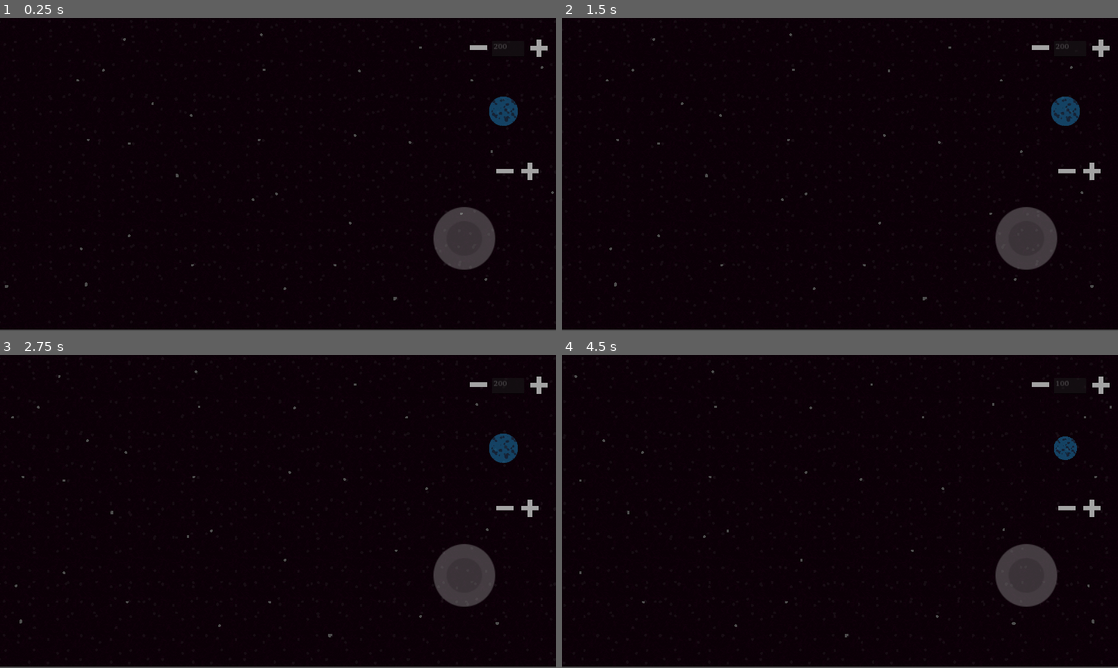
Above: before the commit, frames 1-4 (two rows, left to right).
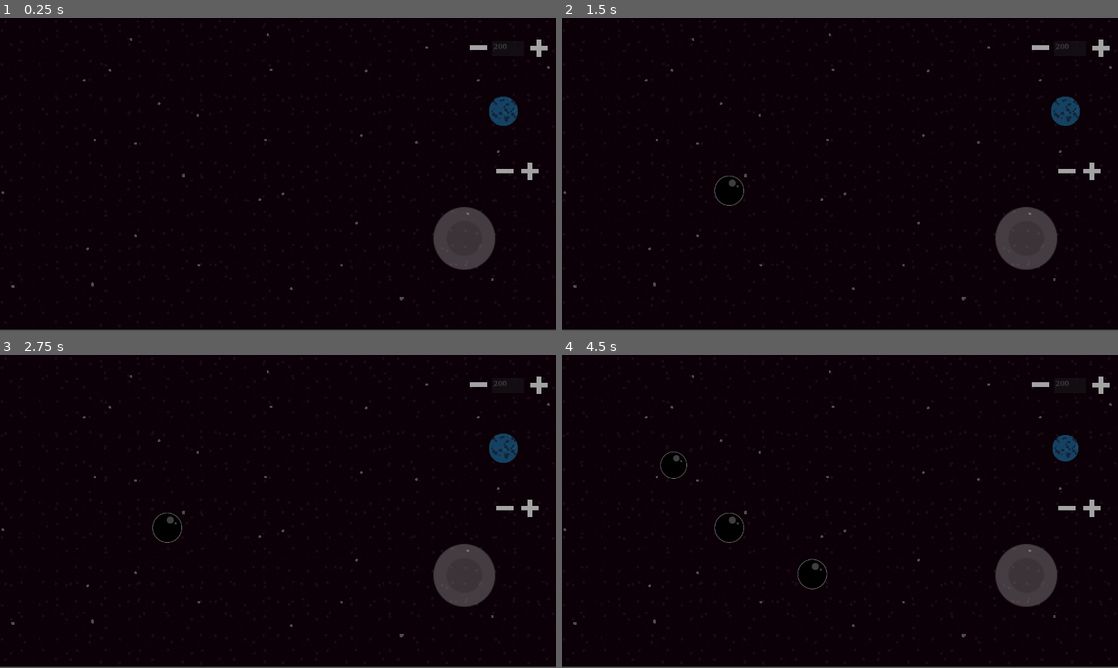
Above: after the commit, the same moments.

Repository: ArielLeiva/SimulacionGravitacional
Game: Godot game, scene res://scenes/space.tscn
The game is run twice, just before and just after one commit, with the same random seed, the same clock (stepped at 60 frames per second) and the same inputs. Before the commit the project starts from res://scenes/nodelay.tscn.
Inputs (mouse positions are in pixels of both pictures, inside the frame that each line leads up to):
- Up to frame 1 (0.25 s): no input
- Up to frame 2 (1.5 s): tap Enter (ui_accept) at 0.5, 0.77, 1.07 s; move the mouse to (962, 158) at 0.52 s; press the mouse at (962, 158) at 0.53 s; hold Right (ui_right) from 0.53 s (still down); right-click (962, 158) at 0.6 s; move the mouse to (728, 190) at 1.27 s; release the mouse at (728, 190) at 1.28 s; click (728, 190) at 1.35 s
- Up to frame 3 (2.75 s): tap Enter (ui_accept) at 1.52, 1.55, 1.82, 2.1 s; move the mouse to (333, 442) at 2.02 s; release Right (ui_right) at 2.03 s; hold Left (ui_left) from 2.03 s (still down); click (333, 442) at 2.17 s; right-click (333, 442) at 2.3 s
- Up to frame 4 (4.5 s): move the mouse to (812, 574) at 2.77 s; release Left (ui_left) at 2.78 s; hold Right (ui_right) 2.78-4.28 s; tap Q (less_mass) at 2.85 s; tap Enter (ui_accept) at 3.02, 3.32, 3.77, 3.8, 4.07 s; click (812, 574) at 3.05 s; move the mouse to (1006, 558) at 3.52 s; tap A (less_vol) at 3.6 s; click (1006, 558) at 3.67 s; move the mouse to (673, 464) at 4.27 s; hold Left (ui_left) from 4.28 s (still down); tap E (more_mass) at 4.35 s; click (673, 464) at 4.42 s

The runs differ from the first frame. In frame 1, 0.2% of the frame differs, in the area x 0-100%, y 4-91%; in frame 2, 0.3%; in frame 3, 0.3%; in frame 4, 0.6%, in the area x 0-99%, y 4-91%.

Commit message:
Modificados nombres y eliminacion de archivos innecesarios

Diff:
--- a/project.godot
+++ b/project.godot
@@ -11,7 +11,7 @@
 [application]
 
 config/name="balls"
-run/main_scene="res://scenes/nodelay.tscn"
+run/main_scene="res://scenes/space.tscn"
 config/features=PackedStringArray("4.2", "Mobile")
 config/icon="res://icon.svg"
 
@@ -57,11 +57,20 @@
 "events": [Object(InputEventKey,"resource_local_to_scene":false,"resource_name":"","device":-1,"window_id":0,"alt_pressed":false,"shift_pressed":false,"ctrl_pressed":false,"meta_pressed":false,"pressed":false,"keycode":0,"physical_keycode":65,"key_label":0,"unicode":97,"echo":false,"script":null)
 ]
 }
+spawn={
+"deadzone": 0.5,
+"events": [Object(InputEventMouseButton,"resource_local_to_scene":false,"resource_name":"","device":-1,"window_id":0,"alt_pressed":false,"shift_pressed":false,"ctrl_pressed":false,"meta_pressed":false,"button_mask":1,"position":Vector2(227, 5),"global_position":Vector2(231, 46),"factor":1.0,"button_index":1,"canceled":false,"pressed":true,"double_click":false,"script":null)
+]
+}
+r_click={
+"deadzone": 0.5,
+"events": [Object(InputEventMouseButton,"resource_local_to_scene":false,"resource_name":"","device":-1,"window_id":0,"alt_pressed":false,"shift_pressed":false,"ctrl_pressed":false,"meta_pressed":false,"button_mask":2,"position":Vector2(302, 24),"global_position":Vector2(306, 65),"factor":1.0,"button_index":2,"canceled":false,"pressed":true,"double_click":false,"script":null)
+]
+}
 
 [input_devices]
 
 pointing/emulate_touch_from_mouse=true
-pointing/emulate_mouse_from_touch=false
 
 [rendering]
 
--- a/scenes/blo.tscn
+++ /dev/null
@@ -1,12 +0,0 @@
-[gd_scene load_steps=3 format=3 uid="uid://c3gwv12fccach"]
-
-[ext_resource type="Script" path="res://scripts/blo.gd" id="1_onubl"]
-[ext_resource type="Texture2D" uid="uid://d0qqbg43hwkee" path="res://assets/ball.png" id="2_18bi4"]
-
-[node name="Node2D" type="Node2D"]
-script = ExtResource("1_onubl")
-
-[node name="Sprite2D" type="Sprite2D" parent="."]
-texture_filter = 2
-position = Vector2(1, -2)
-texture = ExtResource("2_18bi4")
--- a/scenes/button_timer.gd
+++ /dev/null
@@ -1,27 +0,0 @@
-extends Timer
-
-var button_id: int = -1
-@onready var st = get_parent()
-
-func change(id):
-	match id:
-		0:
-			glob.new_mass += 100
-		1:
-			glob.new_mass -= 100
-		2:
-			glob.new_vol += 0.1
-		3:
-			glob.new_vol -= 0.1
-
-func _ready():
-	change(button_id)
-
-func _on_timeout():
-	print("HOLAA")
-
-	change(button_id)
-
-	if !st.conds[button_id]:
-		print("Destruido")
-		queue_free()
--- a/scenes/button_timer.tscn
+++ b/scenes/button_timer.tscn
@@ -1,10 +1,10 @@
 [gd_scene load_steps=2 format=3 uid="uid://c2bsm1eqd68u2"]
 
-[ext_resource type="Script" path="res://scenes/button_timer.gd" id="1_fvrct"]
+[ext_resource type="Script" path="res://scripts/button_timer.gd" id="1_3162f"]
 
 [node name="ButtonTimer" type="Timer"]
 wait_time = 0.12
 autostart = true
-script = ExtResource("1_fvrct")
+script = ExtResource("1_3162f")
 
 [connection signal="timeout" from="." to="." method="_on_timeout"]
--- a/scenes/buttons.gd
+++ /dev/null
@@ -1,18 +0,0 @@
-extends Node
-
-@onready var st = get_node("../stage")
-
-# Called every frame. 'delta' is the elapsed time since the previous frame.
-func _process(delta):
-	if st.add_mass:
-		glob.new_mass += 100
-		st.add_mass = false
-	if st.sub_mass:
-		glob.new_mass -= 100
-		st.sub_mass = false
-	if st.add_vol:
-		glob.new_vol += 0.1
-		st.add_vol = false
-	if st.sub_vol:
-		glob.new_vol -= 0.1
-		st.sub_vol = false
--- a/scenes/movecam.gd
+++ /dev/null
@@ -1,10 +0,0 @@
-extends Camera2D
-
-@onready var txt = $TextEdit
-@onready var prev = $prev
-@export var speed: float
-
-func _process(delta):
-	position.x += speed
-	txt.text = str(glob.new_mass)
-	prev.scale = Vector2(glob.new_vol, glob.new_vol)
--- a/scenes/node_2d.tscn
+++ /dev/null
@@ -1,28 +0,0 @@
-[gd_scene load_steps=5 format=3 uid="uid://be1ile2npwhrs"]
-
-[ext_resource type="Texture2D" uid="uid://bryp62k0t45pr" path="res://icon.svg" id="1_khbh5"]
-[ext_resource type="Script" path="res://scripts/timer.gd" id="2_b3sau"]
-[ext_resource type="Script" path="res://scripts/stage.gd" id="2_v0ktx"]
-[ext_resource type="Script" path="res://scripts/timer2.gd" id="4_8yadk"]
-
-[node name="Node2D" type="Node2D"]
-
-[node name="Sprite2D" type="Sprite2D" parent="."]
-modulate = Color(1, 0, 0.686275, 1)
-position = Vector2(809, 923)
-scale = Vector2(214, 93)
-texture = ExtResource("1_khbh5")
-
-[node name="Timer" type="Timer" parent="."]
-script = ExtResource("2_b3sau")
-
-[node name="Timer2" type="Timer" parent="."]
-wait_time = 0.251
-autostart = true
-script = ExtResource("4_8yadk")
-
-[node name="stage" type="Node2D" parent="."]
-script = ExtResource("2_v0ktx")
-
-[connection signal="timeout" from="Timer" to="Timer" method="_on_timeout"]
-[connection signal="timeout" from="Timer2" to="Timer2" method="_on_timeout"]
--- a/scenes/screen.gd
+++ /dev/null
@@ -1,6 +0,0 @@
-extends CanvasLayer
-
-
-# Called when the node enters the scene tree for the first time.
-func _ready():
-	get_viewport().size = DisplayServer.screen_get_size()
--- a/scenes/nodelay.tscn
+++ b/scenes/space.tscn
@@ -1,10 +1,10 @@
 [gd_scene load_steps=10 format=3 uid="uid://d3i80ym3tqa2e"]
 
-[ext_resource type="Script" path="res://scenes/screen.gd" id="1_dsoru"]
+[ext_resource type="Script" path="res://scripts/screen.gd" id="1_dsoru"]
 [ext_resource type="Texture2D" uid="uid://blhr5qcj8mc1a" path="res://assets/fondo.png" id="1_jtktg"]
 [ext_resource type="Texture2D" uid="uid://bq3r5xdeeakn6" path="res://assets/stop.png" id="3_fc2or"]
 [ext_resource type="Texture2D" uid="uid://dfr0gwenfw7w0" path="res://assets/more.png" id="3_hsih5"]
-[ext_resource type="Script" path="res://scenes/movecam.gd" id="4_4mu83"]
+[ext_resource type="Script" path="res://scripts/movecam.gd" id="4_4mu83"]
 [ext_resource type="Texture2D" uid="uid://c7agfl815n7ih" path="res://assets/less.png" id="4_gywgv"]
 [ext_resource type="Script" path="res://scripts/stage.gd" id="4_jfgr6"]
 [ext_resource type="Texture2D" uid="uid://4famnhsrskd4" path="res://assets/electron.png" id="6_gfdjo"]
@@ -82,7 +82,6 @@
 [node name="Camera2D" type="Camera2D" parent="."]
 position = Vector2(640, 360)
 script = ExtResource("4_4mu83")
-speed = 1.0
 
 [node name="stage" type="Node2D" parent="Camera2D"]
 position = Vector2(-640, -360)
--- a/scripts/asd.gd
+++ /dev/null
@@ -1,28 +0,0 @@
-extends CharacterBody2D
-
-
-const SPEED = 300.0
-const JUMP_VELOCITY = -400.0
-
-# Get the gravity from the project settings to be synced with RigidBody nodes.
-var gravity = ProjectSettings.get_setting("physics/2d/default_gravity")
-
-
-func _physics_process(delta):
-	# Add the gravity.
-	if not is_on_floor():
-		velocity.y += gravity * delta
-
-	# Handle jump.
-	if Input.is_action_just_pressed("ui_accept") and is_on_floor():
-		velocity.y = JUMP_VELOCITY
-
-	# Get the input direction and handle the movement/deceleration.
-	# As good practice, you should replace UI actions with custom gameplay actions.
-	var direction = Input.get_axis("ui_left", "ui_right")
-	if direction:
-		velocity.x = direction * SPEED
-	else:
-		velocity.x = move_toward(velocity.x, 0, SPEED)
-
-	move_and_slide()
--- a/scripts/blo.gd
+++ /dev/null
@@ -1,17 +0,0 @@
-extends Node2D
-
-# Called every frame. 'delta' is the elapsed time since the previous frame.
-#func _process(delta):
-	## Uncomment this to make balls follow the mouse
-	##var cursor = get_viewport().get_mouse_position()
-	##var rsqr = position.distance_to(cursor)
-	##if rsqr != 0:
-	##	vel += 3000*delta * position.direction_to(cursor) / rsqr
-	#
-	#if glob.attract:
-		#var rsqr = 0
-		#for x in glob.blos:
-			#rsqr = position.distance_squared_to(x.position)
-			#if rsqr > 20:
-				#vel += x.mass * delta * position.direction_to(x.position) / rsqr
-		#position += delta * vel
--- a/scripts/timer.gd
+++ /dev/null
@@ -1,9 +0,0 @@
-extends Timer
-
-var blo = preload("res://scenes/blo.tscn")
-
-func _on_timeout():
-	randomize()
-	var p = blo.instantiate()
-	p.position = Vector2(randi_range(1,950), randi_range(1,540))
-	add_child(p)
--- a/scripts/timer2.gd
+++ /dev/null
@@ -1,11 +0,0 @@
-extends Timer
-
-var blo = preload("res://scenes/blo.tscn")
-
-func _on_timeout():
-	var st = get_node("../stage")
-	if st.spawn:
-		var p = blo.instantiate()
-		p.position = get_viewport().get_mouse_position()
-		add_child(p)
-		glob.blos.append(p)
